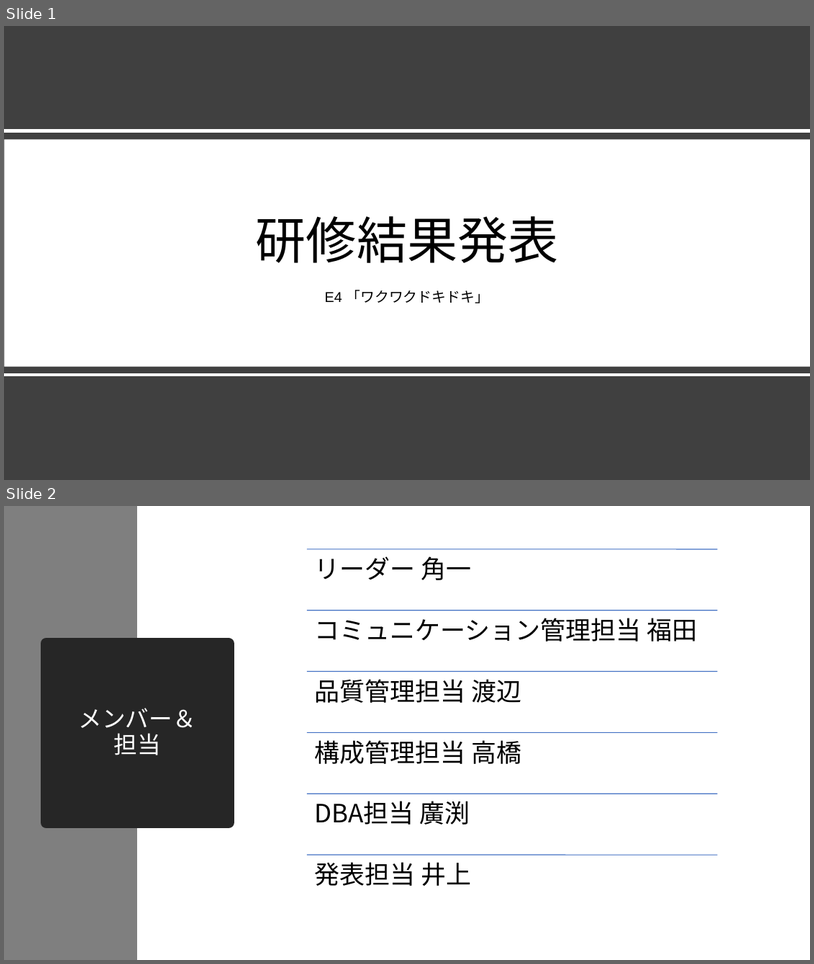
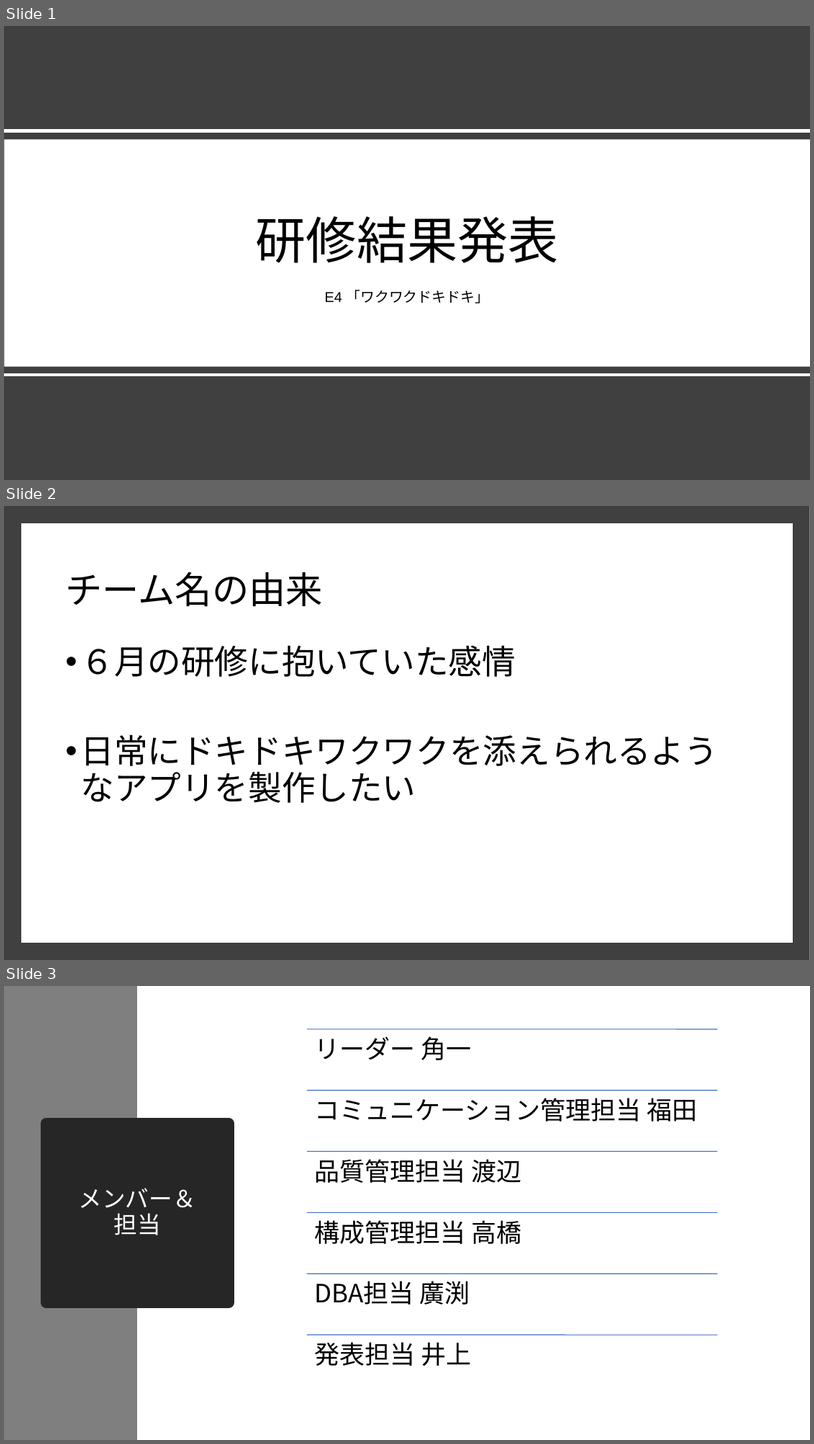
Before and after one commit to dojo2022/E-4, a slide deck: E4_配布資料/研修結果発表パワーポイント.pptx. Shown one above the other, each under a label of ours: slides 1 and 2 before the commit, slides 1, 2 and 3 after it. The pictures are 814x964 and 814x1444 pixels, drawn with LibreOffice and Linux fonts; fonts in the diff are those of the drawing. Boxes give left, top, right and bottom in pixels: in the first picture for what was removed or moved away, otherwise in the second. Text is boxed around its words. In the diff, an @@ line names an element or a change of style, - is before the commit and + after.

```diff
--- a/E4_配布資料/研修結果発表パワーポイント.pptx
+++ b/E4_配布資料/研修結果発表パワーポイント.pptx
@@ slide 2 added at (x1=4, y1=506, x2=810, y2=960), background #FFFFFF @@
@@ rectangle added at (x1=4, y1=506, x2=810, y2=960), fill #404040 @@
@@ rectangle added at (x1=25, y1=527, x2=790, y2=939), fill #FFFFFF, outline #FFFFFF 10 pt @@
@@ title added at (x1=65, y1=572, x2=323, y2=607), 44 pt, text #000000 @@
+チーム名の由来
@@ text added at (x1=80, y1=645, x2=718, y2=803), 40 pt, text #000000 @@
+• ６月の研修に抱いていた感情
+• 日常にドキドキワクワクを添えられるようなアプリを製作したい
@@ what was slide 2 is now slide 3 @@
```
Also in this commit, not shown: 2 slides changed, 5 other slides added.
